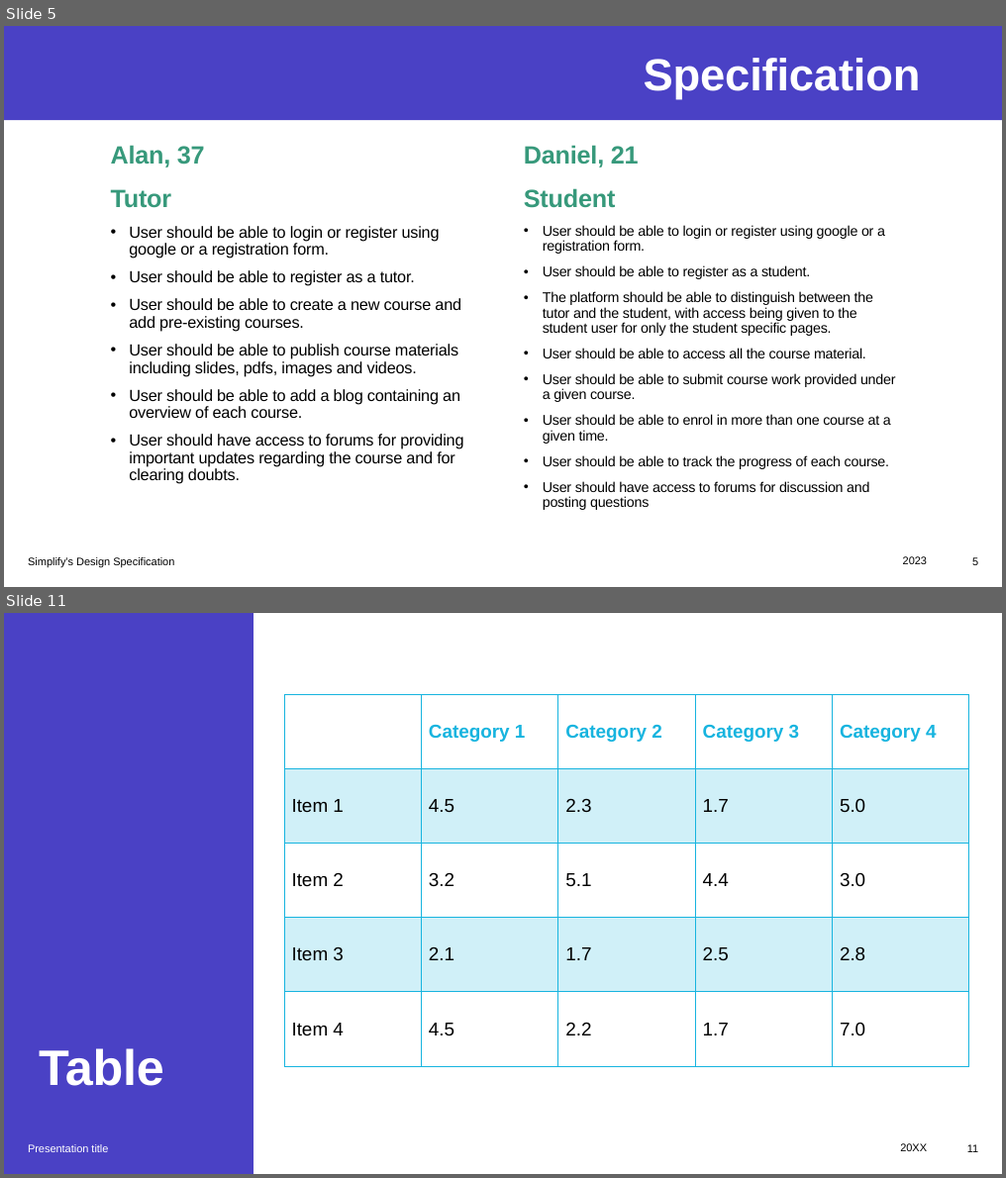
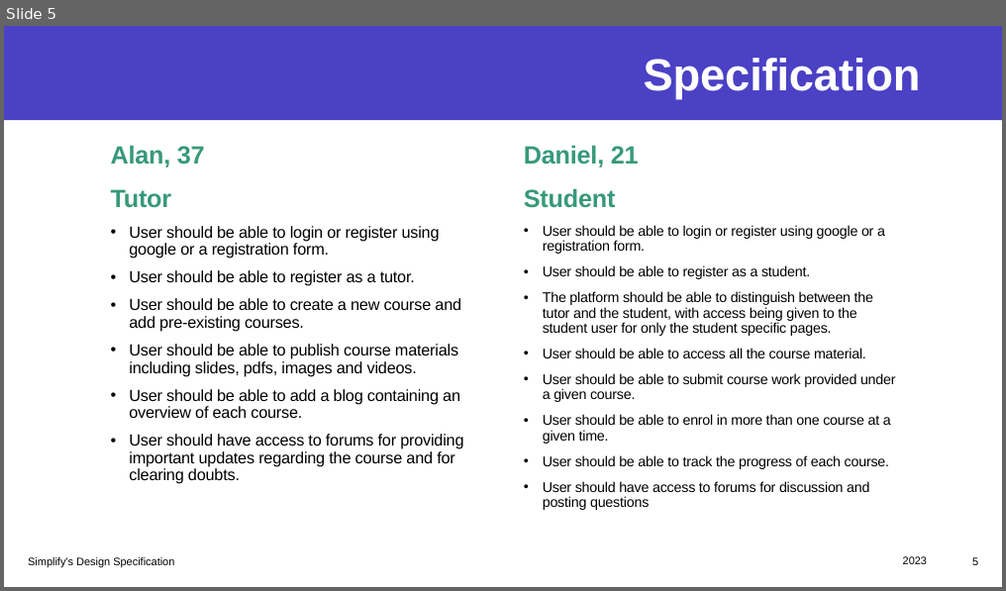
Before and after one commit to praharsh05/ITech-Group, a slide deck: ITech_GP.pptx. Shown one above the other, each under a label of ours: slides 5 and 11 before the commit, slide 5 after it; the slides between them are not shown. The pictures are 1006x1178 and 1006x591 pixels, drawn with LibreOffice and Linux fonts; fonts in the diff are those of the drawing. Boxes give left, top, right and bottom in pixels: in the first picture for what was removed or moved away, otherwise in the second. Text is boxed around its words. In the diff, an @@ line names an element or a change of style, - is before the commit and + after.

```diff
--- a/ITech_GP.pptx
+++ b/ITech_GP.pptx
@@ slide 11 removed at (x1=4, y1=613, x2=1002, y2=1174), background #FFFFFF @@
@@ rectangle removed at (x1=4, y1=613, x2=253, y2=1174) @@
@@ table removed at (x1=284, y1=694, x2=969, y2=1066), 5 rows, 5 columns @@
- | Category 1 | Category 2 | Category 3 | Category 4
-Item 1 | 4.5 | 2.3 | 1.7 | 5.0
-Item 2 | 3.2 | 5.1 | 4.4 | 3.0
-Item 3 | 2.1 | 1.7 | 2.5 | 2.8
-Item 4 | 4.5 | 2.2 | 1.7 | 7.0
@@ title removed at (x1=39, y1=1049, x2=164, y2=1086) @@
-Table
@@ text removed at (x1=28, y1=1145, x2=108, y2=1153) @@
-Presentation title
@@ text removed at (x1=900, y1=1144, x2=927, y2=1152) @@
-20XX
@@ page number removed at (x1=967, y1=1145, x2=978, y2=1153) @@
-11
```
Also in this commit, not shown: 3 slides changed, 8 slides added, 8 other slides removed.
